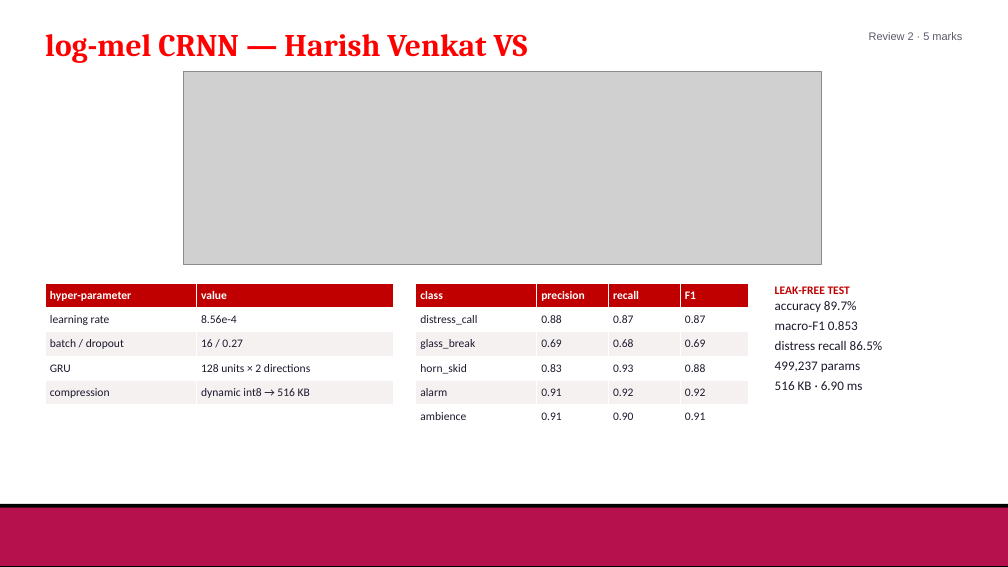
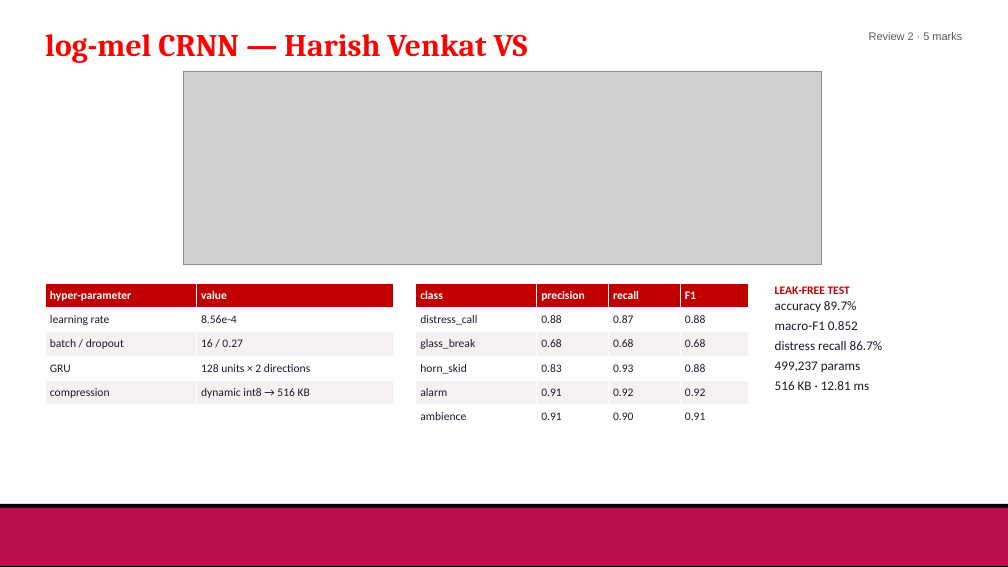
Before and after one commit to Hash-486/SafeScape, a slide deck: slide 7 of docs/Review2/SafeScape_Review2.pptx. Drawn at 1008x567 pixels with LibreOffice and Linux fonts; fonts in the diff are those of the drawing; grey boxes stand for pictures; background and template pictures are left out. Boxes give left, top, right and bottom in pixels: in the first picture for what was removed or moved away, otherwise in the second. Text is boxed around its words. In the diff, an @@ line names an element or a change of style, - is before the commit and + after.

```diff
--- a/docs/Review2/SafeScape_Review2.pptx
+++ b/docs/Review2/SafeScape_Review2.pptx
@@ table at (416,284,749,429) @@
-row 2, column 4: 0.87
+row 2, column 4: 0.88
-row 3, column 2: 0.69
+row 3, column 2: 0.68
-row 3, column 4: 0.69
+row 3, column 4: 0.68
@@ text at (775,321,883,350): text changed @@
-macro-F1 0.853
-distress recall 86.5%
+macro-F1 0.852
+distress recall 86.7%
@@ text at (775,381,870,390): text changed @@
-516 KB · 6.90 ms
+516 KB · 12.81 ms
```
Also in this commit, not shown: 3 other slides changed, 7 other files.
